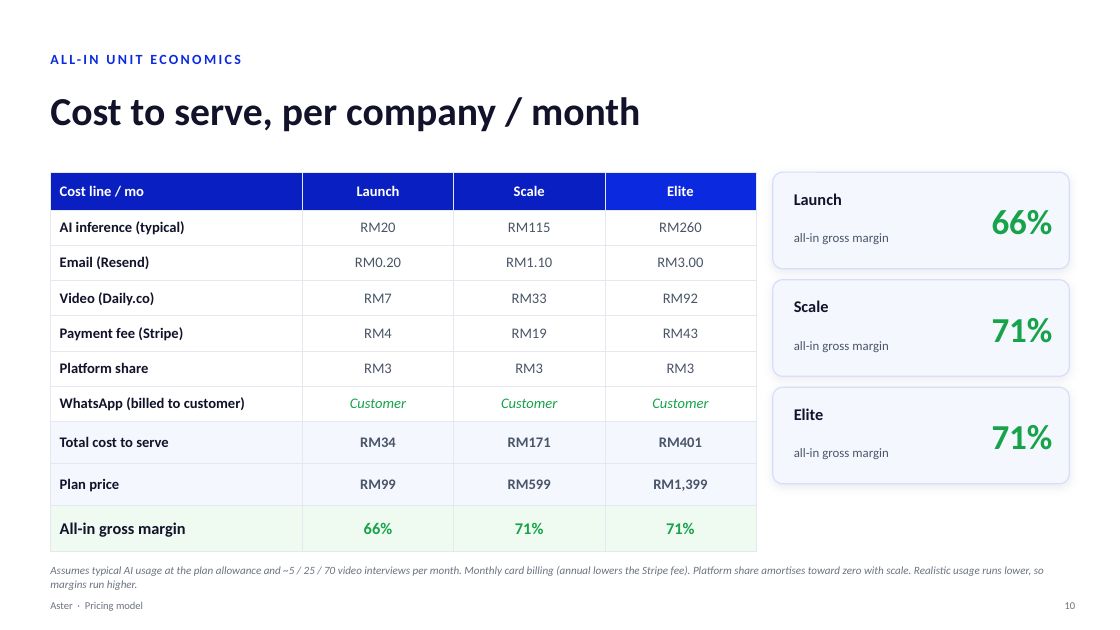
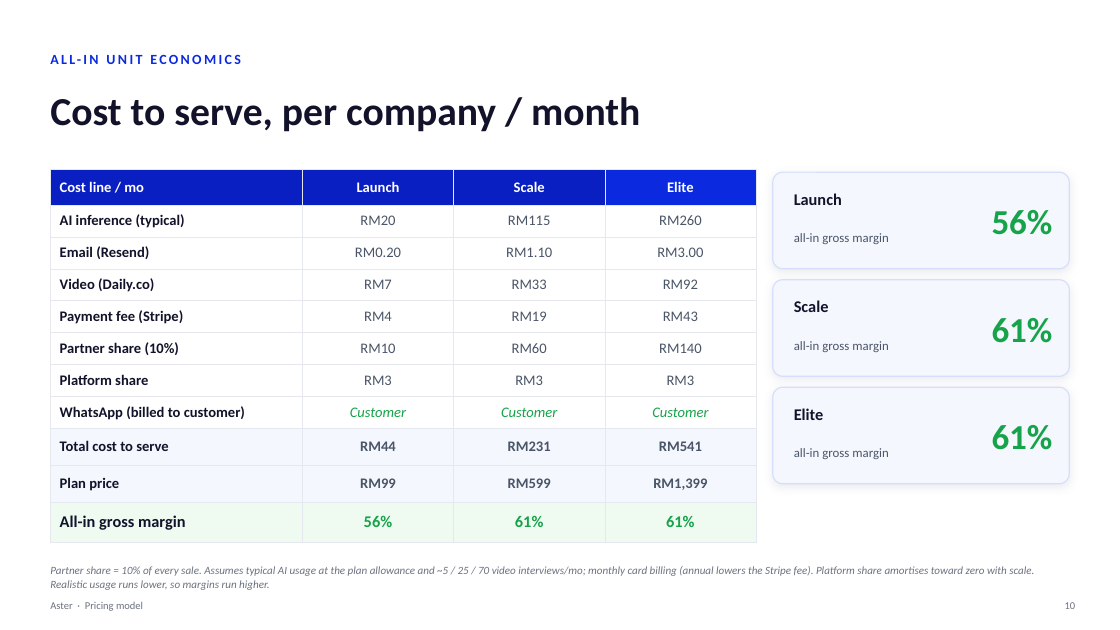
Before and after one commit to shahramly83/aster, a slide deck: slide 10 of docs/aster-pricing.pptx. Drawn at 1120x630 pixels with LibreOffice and Linux fonts; fonts in the diff are those of the drawing. Boxes give left, top, right and bottom in pixels: in the first picture for what was removed or moved away, otherwise in the second. Text is boxed around its words. In the diff, an @@ line names an element or a change of style, - is before the commit and + after.

```diff
--- a/docs/aster-pricing.pptx
+++ b/docs/aster-pricing.pptx
@@ table at [50, 170, 756, 534] @@
+row 6: Partner share (10%) | RM10 | RM60 | RM140
-row 8: Total cost to serve | RM34 | RM171 | RM401
+row 9: Total cost to serve | RM44 | RM231 | RM541
-row 10: All-in gross margin | 66% | 71% | 71%
+row 11: All-in gross margin | 56% | 61% | 61%
@@ text at [992, 210, 1053, 235]: text changed @@
-66%
+56%
@@ text at [992, 318, 1053, 343]: text changed @@
-71%
+61%
@@ text at [992, 425, 1053, 450]: text changed @@
-71%
+61%
@@ text at [50, 566, 1034, 590]: text changed @@
-Assumes typical AI usage at the plan allowance and ~5 / 25 / 70 video interviews per month. Monthly card billing (annual lowers the Stripe fee). Platform share amortises toward zero with scale. Realistic usage runs lower, so margins run higher.
+Partner share = 10% of every sale. Assumes typical AI usage at the plan allowance and ~5 / 25 / 70 video interviews/mo; monthly card billing (annual lowers the Stripe fee). Platform share amortises toward zero with scale. Realistic usage runs lower, so margins run higher.
```
Also in this commit, not shown: 4 other slides changed.
